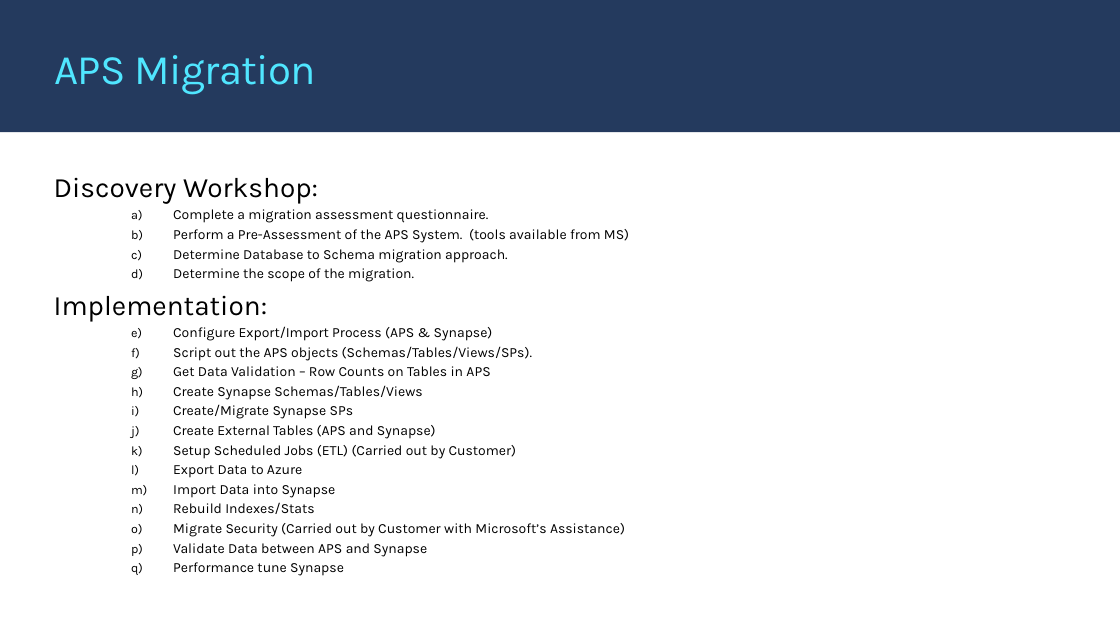
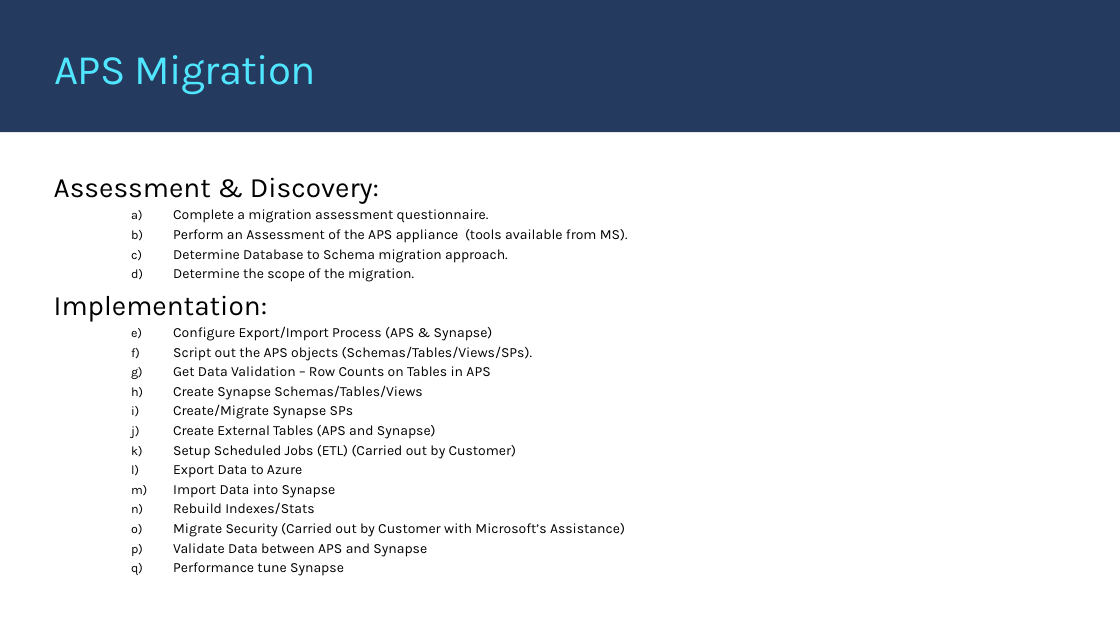
Before and after one commit to microsoft/AzureSynapseScriptsAndAccelerators, a slide deck: slide 5 of Migration/APS/APS2Synapse_Migration.pptx. Drawn at 1120x630 pixels with LibreOffice and Linux fonts; fonts in the diff are those of the drawing; background and template pictures are left out. Boxes give left, top, right and bottom in pixels: in the first picture for what was removed or moved away, otherwise in the second. Text is boxed around its words. In the diff, an @@ line names an element or a change of style, - is before the commit and + after.

```diff
--- a/Migration/APS/APS2Synapse_Migration.pptx
+++ b/Migration/APS/APS2Synapse_Migration.pptx
@@ text at box(54, 177, 379, 204): text changed @@
-Discovery Workshop:
+Assessment & Discovery:
@@ text at box(173, 229, 628, 243): text changed @@
-      b) Perform a Pre-Assessment of the APS System. (tools available from MS)
+      b) Perform an Assessment of the APS appliance (tools available from MS).
```
Also in this commit, not shown: 9 other slides changed, 1 slide added, 1 slide removed, 1 other file.
